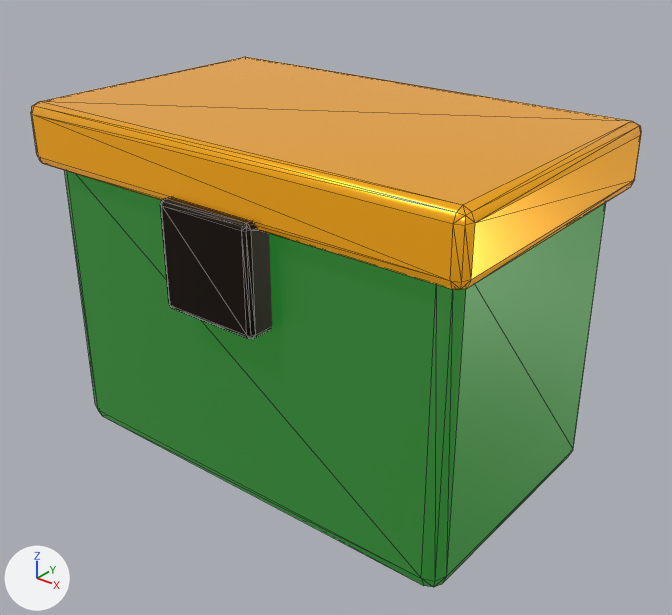
Before and after pictures for a commit that changed the glTF model assets/models/pickups/powerup_max_ammo.glb.
Camera for both pictures: a 50 mm lens placed at (0.516, -0.629, 0.542), pointed at (0.026, -0.016, 0.162). The lights are fixed; the arrows at lower left show +X, +Y and +Z. The picture after the commit comes second. Mesh edges are drawn as thin lines. Vertices at exactly the same position are counted once.

In view in the first picture: 'MaxAmmo'.
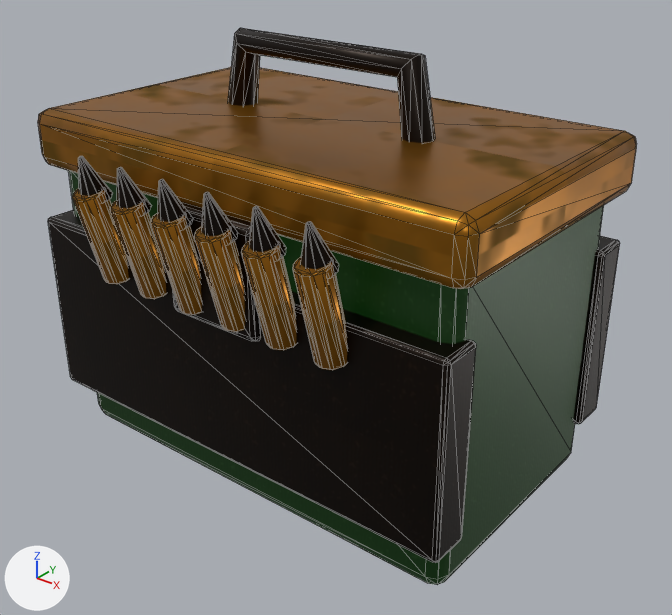
Boxes [x1, y1, x2, y2] around the edits, measured in the pictures (672 x 615 px; the box of a moved part takes in the faces that stretch with it):
'MaxAmmo', surface changed, reshaped: before [31, 56, 641, 587]; after [38, 28, 637, 585]
part 1 of me_cube, moved or reshaped: before [64, 170, 606, 587]; after [68, 170, 604, 585]
part 2 of me_cube, moved or reshaped: before [160, 197, 272, 339]; after [173, 201, 260, 341]
part 3 of me_cube, rebuilt: before [31, 56, 641, 290]; after [38, 67, 637, 289]
part 4 of me_cube, added: after [48, 28, 620, 563]

The change, as a list of edits to the scene's bpy script:
```text
Add img_gun_steel_albedo:
    img_gun_steel_albedo = load_image('gun_steel_albedo', '_unpacked/gun_steel_albedo', 512, 512, 'sRGB')
Add img_gun_steel_normal:
    img_gun_steel_normal = load_image('gun_steel_normal', '_unpacked/gun_steel_normal', 512, 512, 'Non-Color')
Add img_brass_roughness:
    img_brass_roughness = load_image('brass_roughness', '_unpacked/brass_roughness', 512, 512, 'Non-Color')
Add img_brass_normal:
    img_brass_normal = load_image('brass_normal', '_unpacked/brass_normal', 512, 512, 'Non-Color')
Add img_brass_albedo:
    img_brass_albedo = load_image('brass_albedo', '_unpacked/brass_albedo', 512, 512, 'sRGB')
Change mat_powergold:
    remove # nodes: BsdfPrincipled, OutputMaterial
    remove # colours: orange #e0a324, brown #a46b0d
    nodes: BsdfPrincipled, Math, Mix, NormalMap, OutputMaterial, SeparateColor, TexImage x3
    colours: brown #2d1b02, yellow #fae09e
    uses the picture img_brass_albedo
    uses the picture img_brass_normal
    uses the picture img_brass_roughness
Add mat_powerolivesteel:
    mat_powerolivesteel = bpy.data.materials.new('PowerOliveSteel')
    # colours: black #072207, green #85b866
    # uses the picture img_gun_steel_albedo
    # uses the picture img_gun_steel_normal
Change me_cube:
    used by ob_maxammo; location = (0.0, 0.0, 0.0)
    remove me_cube.from_pydata(...)  # 168 vertices, 324 faces; spans x -0.235..0.235, y -0.155..0.155, z 0.0..0.34
    remove me_cube.materials.append(mat_powersteel)  # dark green #42573d
    add me_cube.from_pydata(...)  # 792 vertices, 1512 faces; spans x -0.235..0.235, y -0.18..0.15, z 0.0..0.401
    me_cube part 1: the loose piece of 56 vertices spanning x -0.22..0.22, y -0.13..0.13, z 0.0..0.3 is scaled about the mesh origin by (1, 0.963, 0.969), in mat_powerolivesteel
    me_cube part 2: the loose piece of 56 vertices spanning x -0.05..0.05, y -0.155..0.155, z 0.19..0.29 is scaled about its middle by (0.988, 0.963, 0.988), then moved by (0.0, 0.0, -0.005)
    me_cube part 3: the loose piece of 56 vertices spanning x -0.235..0.235, y -0.145..0.145, z 0.28..0.34 is rebuilt with 56 vertices and now spans x -0.235..0.235, y -0.14..0.14, z 0.278..0.333
    me_cube part 4: 624 vertices added at x -0.228..0.228, y -0.18..0.145, z 0.05..0.401
    add me_cube.materials.append(mat_powerolivesteel)
```
